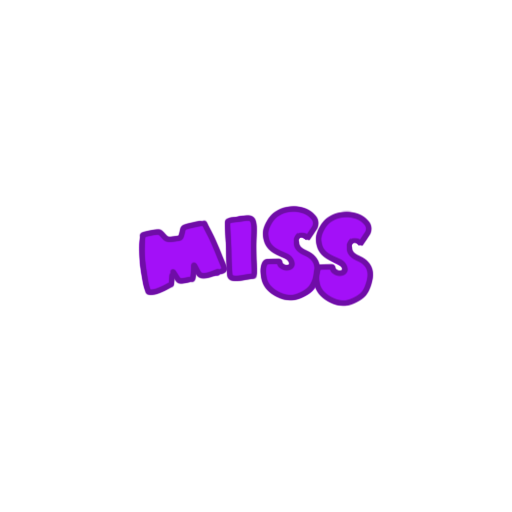
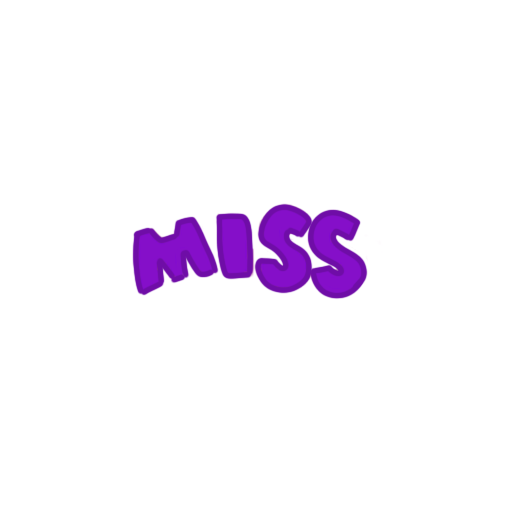
Layered file, before and after one edit (512x512). Changes by layer:
hid "레이어 2" over [138, 205, 374, 308]
showed "MISS" over [132, 203, 381, 300]
